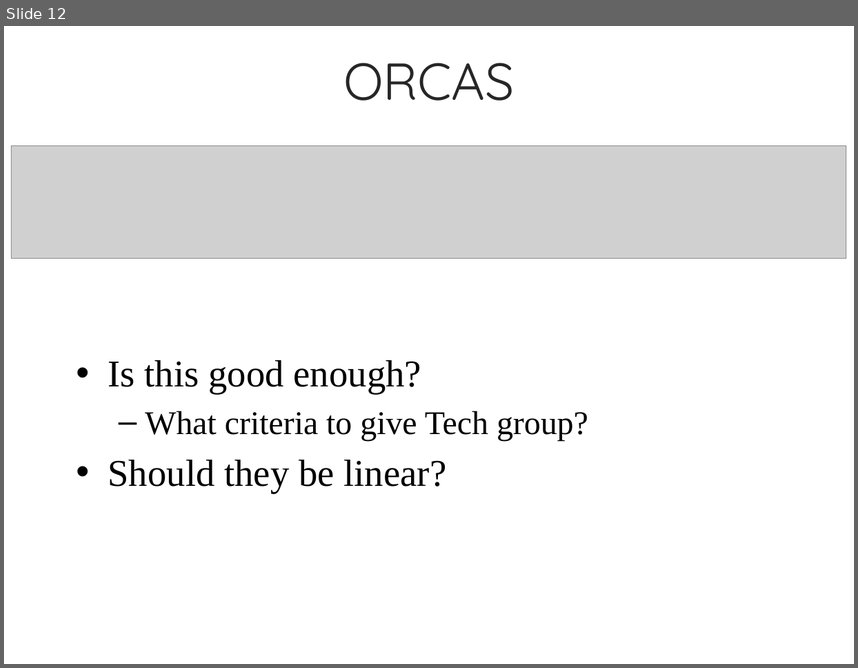
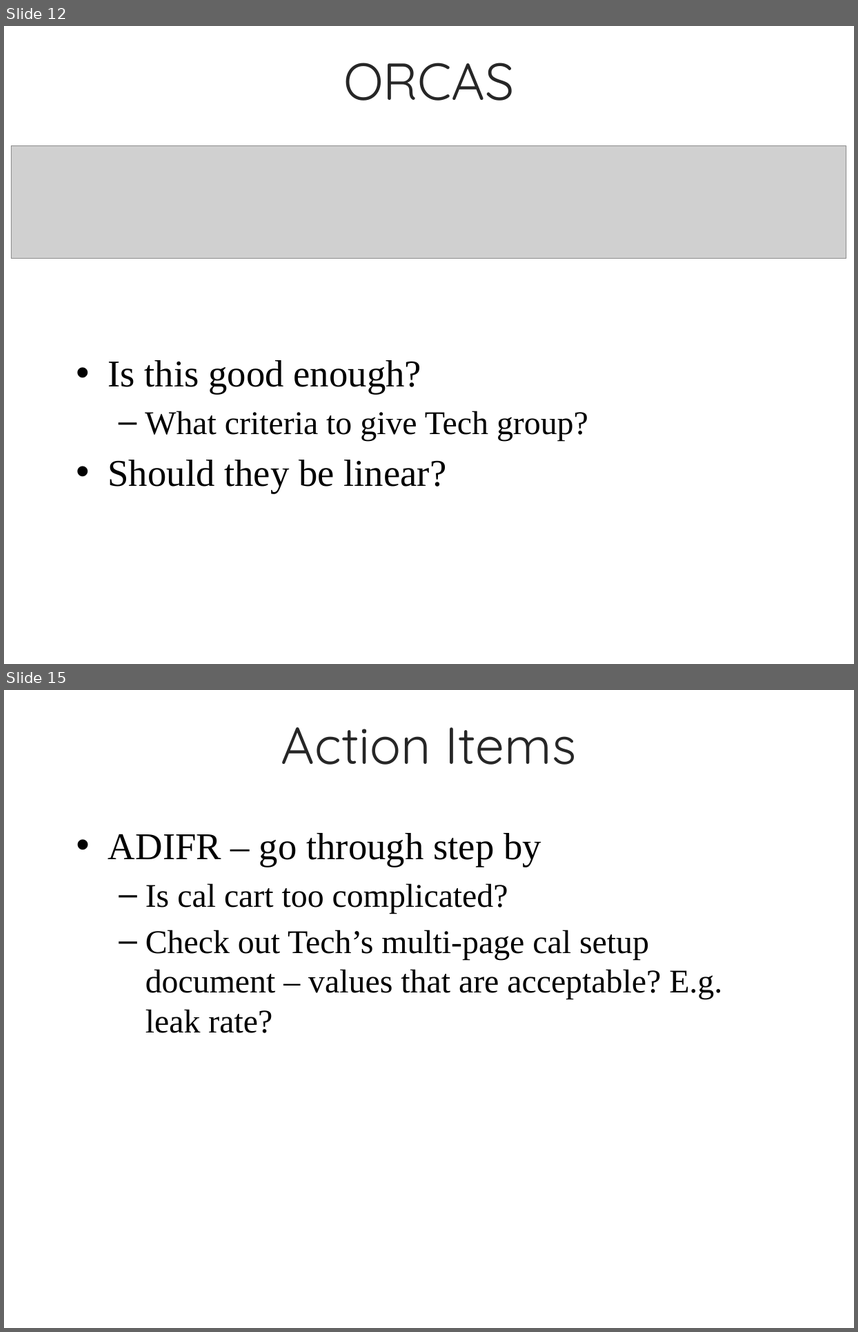
Before and after one commit to NCAR/aircraft_caledit, a slide deck: docs/edit_cal.PMs.201604.pptx. Shown one above the other, each under a label of ours: slide 12 before the commit, slides 12 and 15 after it; the slides between them are not shown. The pictures are 858x668 and 858x1332 pixels, drawn with LibreOffice and Linux fonts; fonts in the diff are those of the drawing; grey boxes stand for pictures; background and template pictures are left out. Boxes give left, top, right and bottom in pixels: in the first picture for what was removed or moved away, otherwise in the second. Text is boxed around its words. In the diff, an @@ line names an element or a change of style, - is before the commit and + after.

```diff
--- a/docs/edit_cal.PMs.201604.pptx
+++ b/docs/edit_cal.PMs.201604.pptx
@@ slide 15 added at [4,690,854,1328], background picture (left out) @@
@@ title added at [281,727,577,765], 44 pt, text #262626 @@
+Action Items
@@ text added at [108,833,722,1033], 28 pt, text #000000 @@
+• ADIFR – go through step by
+  – Is cal cart too complicated?
+  – Check out Tech’s multi-page cal setup document – values that are acceptable? E.g. leak rate?
```
Also in this commit, not shown: 1 slide changed, 2 other slides added.
